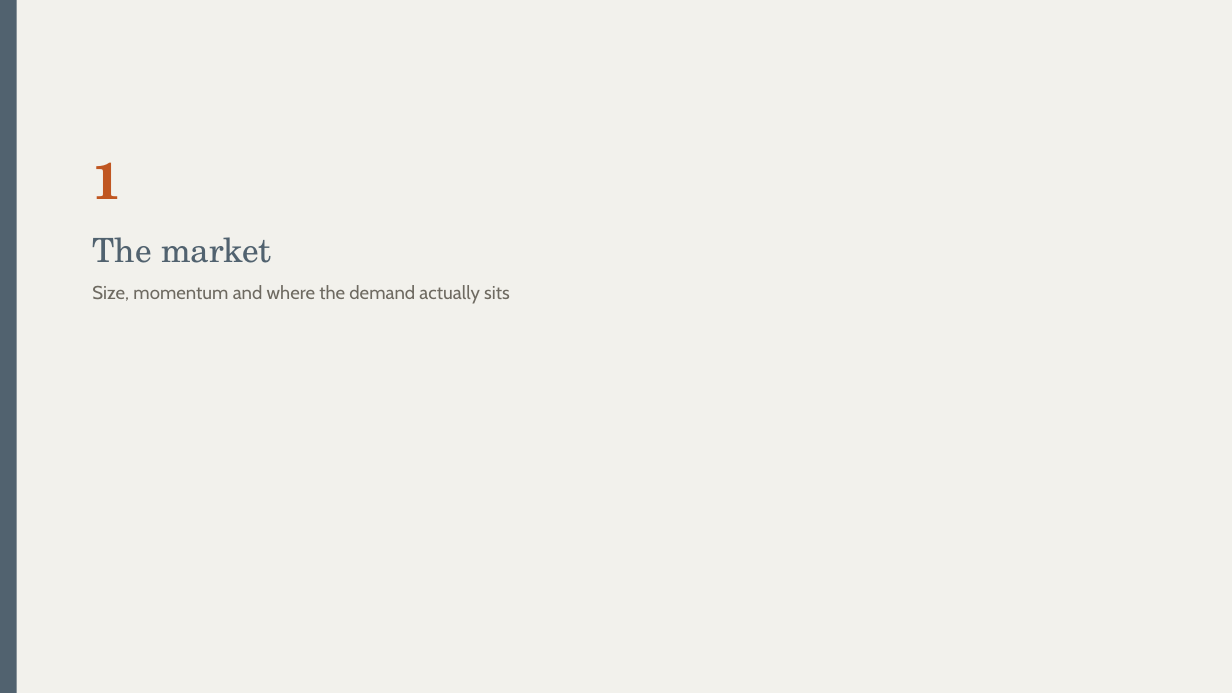
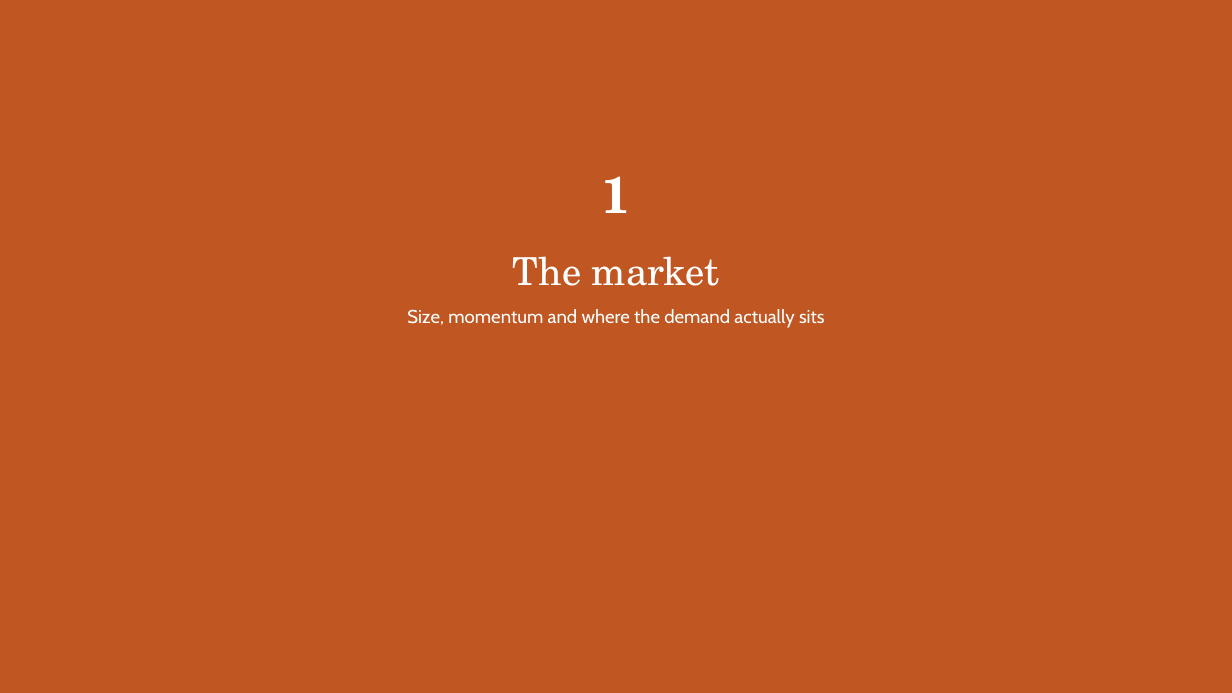
Before and after one commit to addiskers/pptv1, a slide deck: slide 3 of eval/out/showcase_qcommerce.pptx. Drawn at 1232x693 pixels with LibreOffice and Linux fonts; fonts in the diff are those of the drawing. Boxes give left, top, right and bottom in pixels: in the first picture for what was removed or moved away, otherwise in the second. Text is boxed around its words. In the diff, an @@ line names an element or a change of style, - is before the commit and + after.

Commit message:
Q1a: full-bleed cover + colour-block divider, highlight pills, superscripts, icon tiles
Human-craft elements replicated from the reference Gates deck:
- title slide: full-bleed charcoal canvas, oversized serif in cream, org
  wordmark bleeding off the bottom edge (schema: wordmark field)
- section_divider: bold full-slide accent colour-block, centered (style=bleed)
  with a bar variant retained
- rich text: [[hl]]...[[/]] -> yellow highlight pill behind the run (the
  consulting number signature); ^1 / ^{12} -> superscript footnote refs.
  Correct OOXML: <a:highlight> inserted before a:latin per CT schema;
  baseline=30000 for superscript
- color_highlight theme role (all 3 themes)
- icon_tile_row component: dark rounded icon tiles + alternating bands
  (reference impact-slide rail)
- render/xml_utils.py: add_soft_shadow (outerShdw) + add_shape(shadow=True)

131 tests; eval green; COM-verified title/divider/pills.

```diff
--- a/eval/out/showcase_qcommerce.pptx
+++ b/eval/out/showcase_qcommerce.pptx
@@ rectangle: place and size @@
-rectangle at box(0, 0, 17, 693)
+rectangle at box(0, 0, 1232, 693)
@@ rectangle at box(0, 0, 1232, 693): fill #51626F to #C05621 @@
@@ text "1": place and size @@
-text "1" at box(92, 162, 121, 199)
+text "1" at box(601, 176, 630, 213)
@@ text "1" at box(601, 176, 630, 213): text colour #C05621 to #FFFFFF; alignment left to centre @@
@@ text "The market": place and size @@
-text "The market" at box(92, 237, 271, 263)
+text "The market" at box(513, 256, 719, 286)
@@ text "The market" at box(513, 256, 719, 286): size 26 to 30 pt, text colour #51626F to #FFFFFF; alignment left to centre; line spacing 29.5pt to 34.1pt @@
@@ text "Size, momentum and where the ...": place and size @@
-text "Size, momentum and where the ..." at box(92, 285, 510, 304)
+text "Size, momentum and where the ..." at box(407, 309, 825, 328)
@@ text "Size, momentum and where the ..." at box(407, 309, 825, 328): text colour #6E6A61 to #FFFFFF; alignment left to centre @@
```
Also in this commit, not shown: 3 other slides changed, 26 other files.
